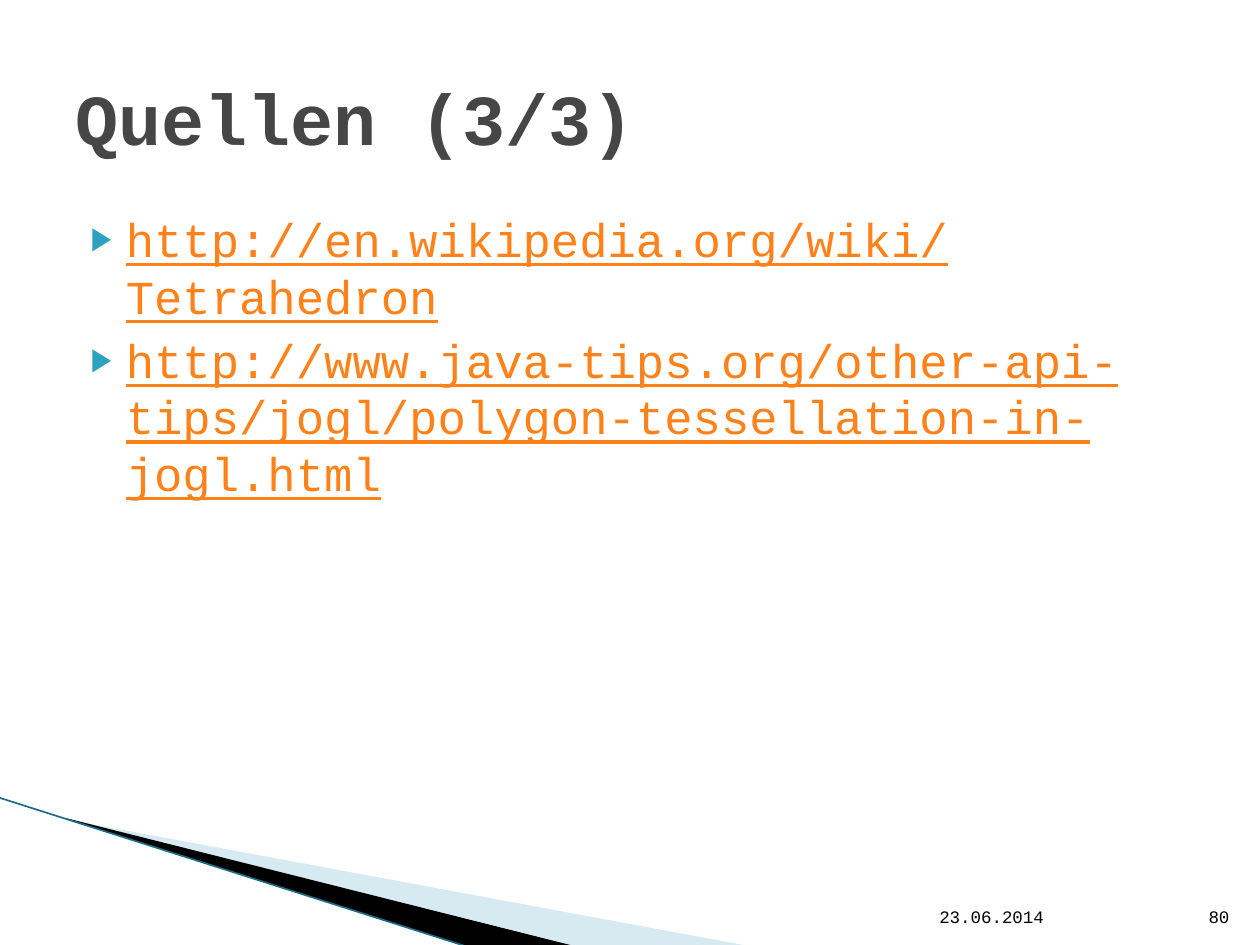
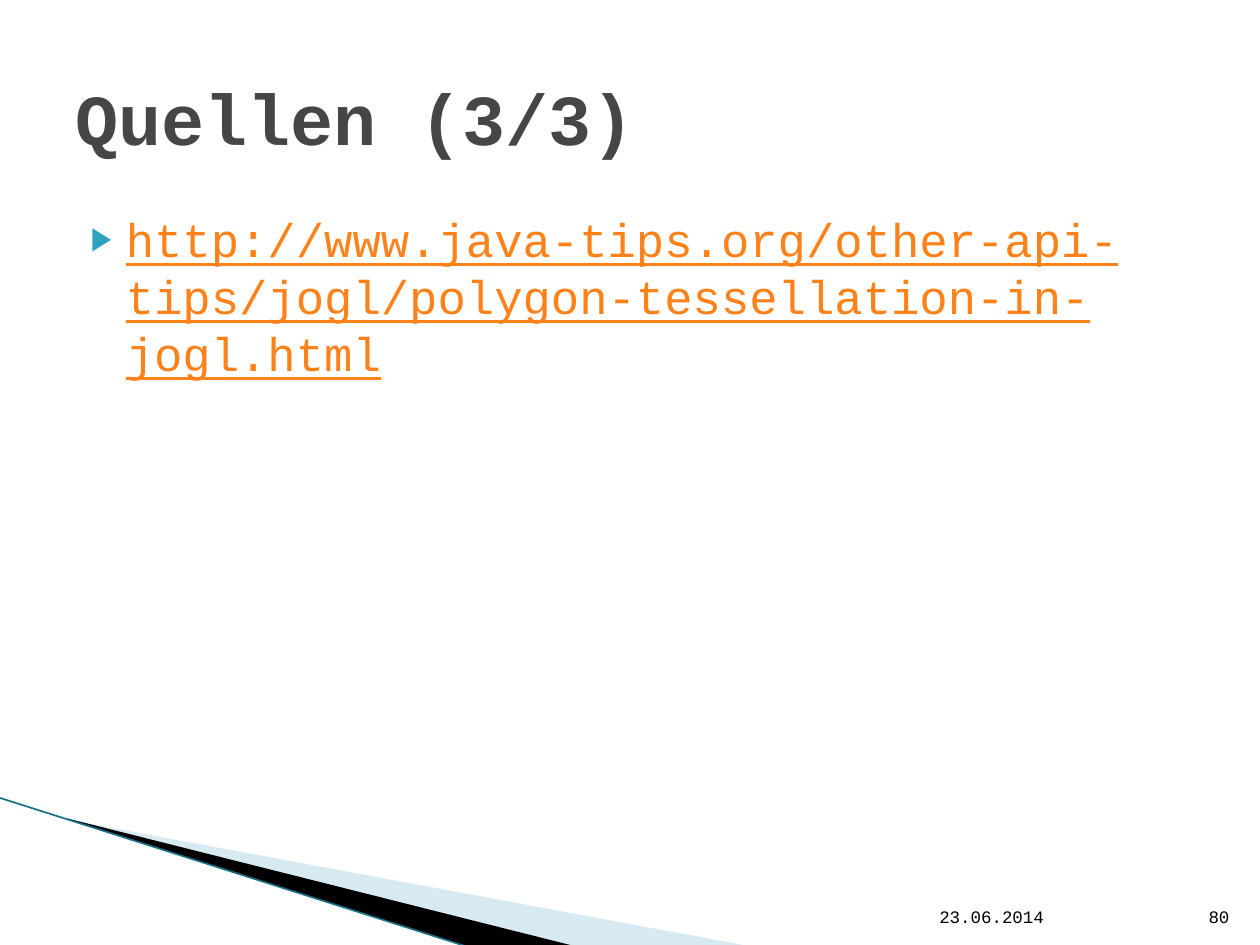
Before and after one commit to hft-swp/stuff, a slide deck: slide 80 of doku/präsentation nicht komplett/vCity-Präsentation.pptx. Drawn at 1260x945 pixels with LibreOffice and Linux fonts; fonts in the diff are those of the drawing; background and template pictures are left out. Boxes give left, top, right and bottom in pixels: in the first picture for what was removed or moved away, otherwise in the second. Text is boxed around its words. In the diff, an @@ line names an element or a change of style, - is before the commit and + after.

```diff
--- a/doku/präsentation nicht komplett/vCity-Präsentation.pptx
+++ b/doku/präsentation nicht komplett/vCity-Präsentation.pptx
@@ text at <box>126,223,948,323</box>: paragraph removed @@
-▶ http://en.wikipedia.org/wiki/Tetrahedron
```
Also in this commit, not shown: 4 other slides changed.
